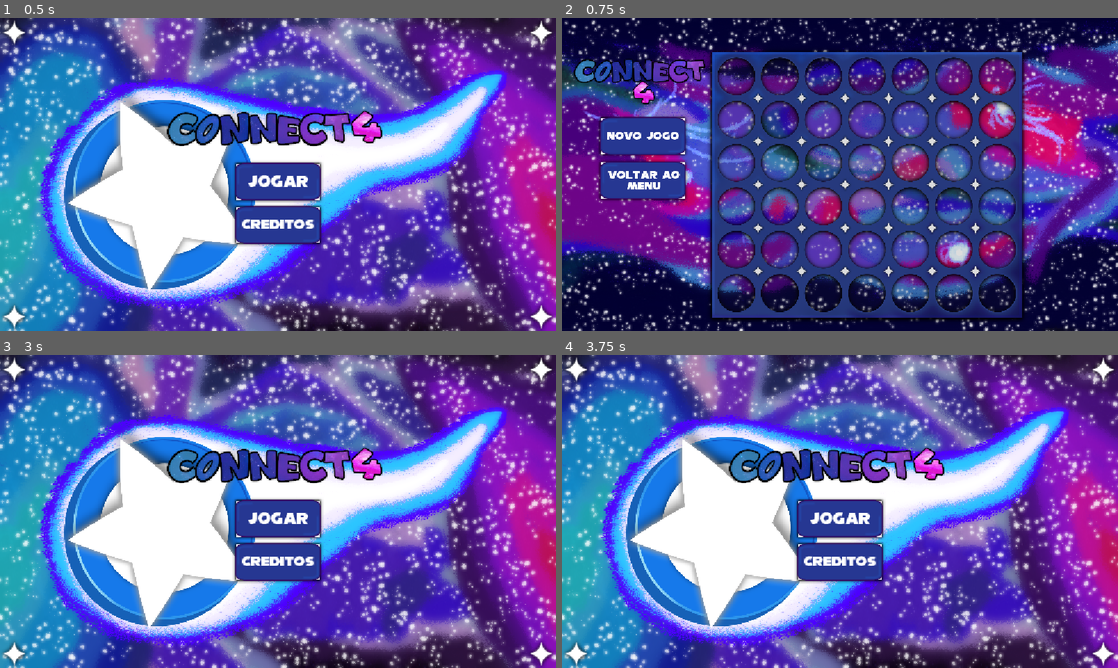
Above: before the commit, frames 1-4 (two rows, left to right).
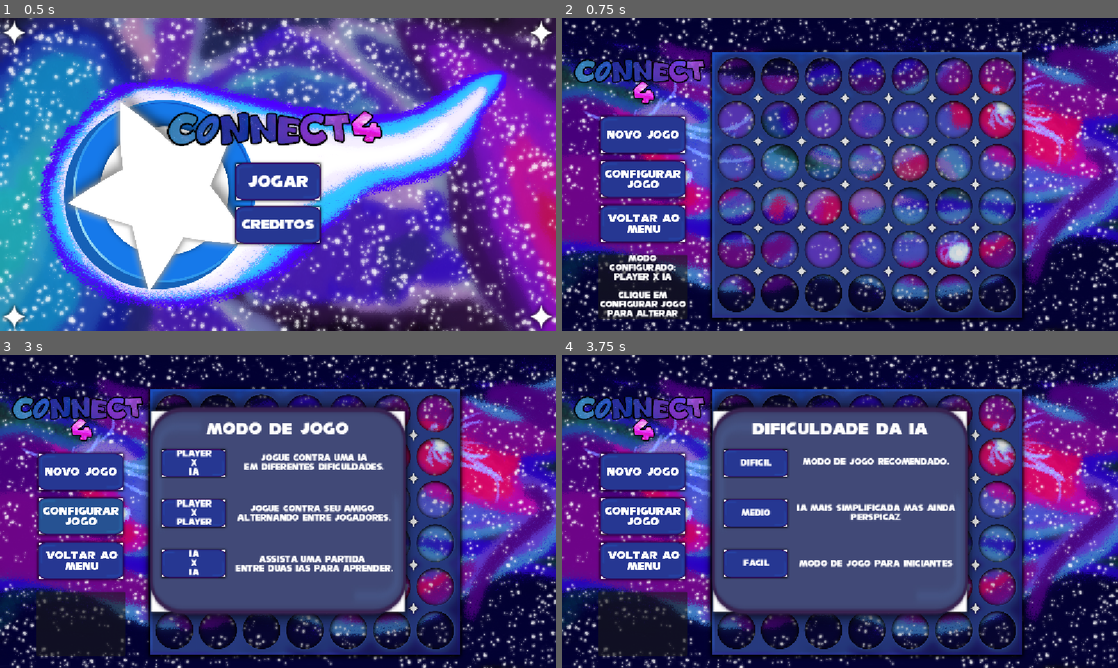
Above: after the commit, the same moments.

Repository: Guilherme-C-Ferrari/Connect-4
Game: Godot game, scene res://Cenas/menu_inicial.tscn
Two runs of this game, one before a commit and one after it. Both use one fixed random seed, a clock stepped at 60 frames per second and the inputs below.
Inputs (mouse positions are in pixels of both pictures, inside the frame that each line leads up to):
- Up to frame 1 (0.5 s): no input
- Up to frame 2 (0.75 s): click "Jogar" at 0.5 s
- Up to frame 3 (3 s): click "Voltar Ao Menu" at 1.25 s; click "Jogar" at 2 s; click (83, 514) at 2.75 s, where only the run after the commit has a clickable "Configurar Jogo"
- Up to frame 4 (3.75 s): click (756, 464) at 3.5 s, where only the run after the commit has a clickable "Player X IA"

Frame 1 is identical in both runs. In frame 2, 5.2% of the frame differs, in the area x 6-23%, y 30-97%; in frame 3, 97%; in frame 4, 97%, in the area x 0-100%, y 0-100%.

Commit message:
Menus de configuração funcionais

Diff:
--- a/Cenas/Connect-4.tscn
+++ b/Cenas/Connect-4.tscn
@@ -35,6 +35,7 @@
 [node name="MenuTabuleiro" parent="UI" unique_id=1558306628 instance=ExtResource("5_d3v8c")]
 
 [connection signal="jogada_liberada" from="GameContainer/TabuleiroFisico" to="." method="habilitar_botoes"]
+[connection signal="iniciar_novo_jogo" from="UI/MenuTabuleiro" to="." method="reset_game"]
 [connection signal="menu_botao_comeco_pressionado" from="UI/MenuTabuleiro" to="." method="_on_button_comeco_pressed"]
 [connection signal="menu_botao_dificuldade_pressionado" from="UI/MenuTabuleiro" to="." method="_on_button_dificuldade_pressed"]
 [connection signal="menu_botao_modo_pressionado" from="UI/MenuTabuleiro" to="." method="_on_button_modo_pressed"]
--- a/Cenas/menu_tabuleiro.tscn
+++ b/Cenas/menu_tabuleiro.tscn
@@ -39,9 +39,9 @@
 anchors_preset = 4
 anchor_top = 0.5
 anchor_bottom = 0.5
-offset_top = -169.0
+offset_top = -137.5
 offset_right = 535.0
-offset_bottom = 414.0
+offset_bottom = 450.5
 grow_vertical = 2
 scale = Vector2(0.5, 0.5)
 theme_override_constants/margin_left = 135
@@ -71,6 +71,27 @@
 horizontal_alignment = 1
 vertical_alignment = 1
 
+[node name="ConfigurarJogo" type="TextureButton" parent="MarginContainerBotoes/VBoxContainer" unique_id=268766333]
+unique_name_in_owner = true
+layout_mode = 2
+texture_normal = ExtResource("2_u1n12")
+texture_pressed = ExtResource("3_kdsmm")
+texture_hover = ExtResource("4_8lfl8")
+texture_disabled = ExtResource("5_plcv4")
+
+[node name="Label" type="Label" parent="MarginContainerBotoes/VBoxContainer/ConfigurarJogo" unique_id=1205022968]
+layout_mode = 0
+offset_left = 28.0
+offset_top = 18.0
+offset_right = 376.0
+offset_bottom = 168.0
+theme_override_fonts/font = ExtResource("3_vpgfy")
+theme_override_font_sizes/font_size = 40
+text = "Configurar
+Jogo"
+horizontal_alignment = 1
+vertical_alignment = 1
+
 [node name="VoltarAoMenu" type="TextureButton" parent="MarginContainerBotoes/VBoxContainer" unique_id=1379040262]
 unique_name_in_owner = true
 layout_mode = 2
@@ -89,14 +110,6 @@
 theme_override_font_sizes/font_size = 40
 text = "Voltar Ao
 Menu"
-horizontal_alignment = 1
-vertical_alignment = 1
-
-[node name="LabelPrincipal" type="Label" parent="MarginContainerBotoes/VBoxContainer" unique_id=607639723]
-unique_name_in_owner = true
-layout_mode = 2
-theme_override_fonts/font = ExtResource("3_vpgfy")
-theme_override_font_sizes/font_size = 35
 horizontal_alignment = 1
 vertical_alignment = 1
 
@@ -158,21 +171,21 @@
 layout_mode = 2
 theme_override_constants/separation = 70
 
+[node name="Label2" type="Label" parent="PanelDeModoContainer/PanelContainer/NinePatchRect/MarginContainer2/VBoxContainer" unique_id=28456476]
+layout_mode = 2
+theme_override_fonts/font = ExtResource("3_vpgfy")
+theme_override_font_sizes/font_size = 15
+text = "Jogue contra uma IA
+em diferentes dificuldades."
+horizontal_alignment = 1
+vertical_alignment = 1
+
 [node name="Label" type="Label" parent="PanelDeModoContainer/PanelContainer/NinePatchRect/MarginContainer2/VBoxContainer" unique_id=1743208034]
 layout_mode = 2
 theme_override_fonts/font = ExtResource("3_vpgfy")
 theme_override_font_sizes/font_size = 15
 text = "Jogue contra seu amigo
 alternando entre jogadores."
-horizontal_alignment = 1
-vertical_alignment = 1
-
-[node name="Label2" type="Label" parent="PanelDeModoContainer/PanelContainer/NinePatchRect/MarginContainer2/VBoxContainer" unique_id=28456476]
-layout_mode = 2
-theme_override_fonts/font = ExtResource("3_vpgfy")
-theme_override_font_sizes/font_size = 15
-text = "Jogue contra uma IA
-em diferentes dificuldades."
 horizontal_alignment = 1
 vertical_alignment = 1
 
@@ -200,17 +213,17 @@
 layout_mode = 2
 size_flags_horizontal = 0
 
-[node name="PlayerXPlayer" type="TextureButton" parent="PanelDeModoContainer/PanelContainer/NinePatchRect/MarginContainer3/VBoxContainer" unique_id=936113100]
-custom_minimum_size = Vector2(150, 100)
-layout_mode = 2
-texture_normal = ExtResource("2_u1n12")
-texture_pressed = ExtResource("3_kdsmm")
-texture_hover = ExtResource("4_8lfl8")
-texture_disabled = ExtResource("5_plcv4")
-ignore_texture_size = true
-stretch_mode = 5
-
-[node name="Label" type="Label" parent="PanelDeModoContainer/PanelContainer/NinePatchRect/MarginContainer3/VBoxContainer/PlayerXPlayer" unique_id=1617070155]
+[node name="PlayerXIA" type="TextureButton" parent="PanelDeModoContainer/PanelContainer/NinePatchRect/MarginContainer3/VBoxContainer" unique_id=1895436826]
+custom_minimum_size = Vector2(150, 100)
+layout_mode = 2
+texture_normal = ExtResource("2_u1n12")
+texture_pressed = ExtResource("3_kdsmm")
+texture_hover = ExtResource("4_8lfl8")
+texture_disabled = ExtResource("5_plcv4")
+ignore_texture_size = true
+stretch_mode = 5
+
+[node name="Label" type="Label" parent="PanelDeModoContainer/PanelContainer/NinePatchRect/MarginContainer3/VBoxContainer/PlayerXIA" unique_id=757475837]
 layout_mode = 1
 anchors_preset = -1
 anchor_left = 0.356
@@ -225,21 +238,21 @@
 theme_override_font_sizes/font_size = 15
 text = "Player
 X
-Player"
-horizontal_alignment = 1
-vertical_alignment = 1
-
-[node name="PlayerXIA" type="TextureButton" parent="PanelDeModoContainer/PanelContainer/NinePatchRect/MarginContainer3/VBoxContainer" unique_id=1895436826]
-custom_minimum_size = Vector2(150, 100)
-layout_mode = 2
-texture_normal = ExtResource("2_u1n12")
-texture_pressed = ExtResource("3_kdsmm")
-texture_hover = ExtResource("4_8lfl8")
-texture_disabled = ExtResource("5_plcv4")
-ignore_texture_size = true
-stretch_mode = 5
-
-[node name="Label" type="Label" parent="PanelDeModoContainer/PanelContainer/NinePatchRect/MarginContainer3/VBoxContainer/PlayerXIA" unique_id=757475837]
+IA"
+horizontal_alignment = 1
+vertical_alignment = 1
+
+[node name="PlayerXPlayer" type="TextureButton" parent="PanelDeModoContainer/PanelContainer/NinePatchRect/MarginContainer3/VBoxContainer" unique_id=936113100]
+custom_minimum_size = Vector2(150, 100)
+layout_mode = 2
+texture_normal = ExtResource("2_u1n12")
+texture_pressed = ExtResource("3_kdsmm")
+texture_hover = ExtResource("4_8lfl8")
+texture_disabled = ExtResource("5_plcv4")
+ignore_texture_size = true
+stretch_mode = 5
+
+[node name="Label" type="Label" parent="PanelDeModoContainer/PanelContainer/NinePatchRect/MarginContainer3/VBoxContainer/PlayerXPlayer" unique_id=1617070155]
 layout_mode = 1
 anchors_preset = -1
 anchor_left = 0.356
@@ -254,7 +267,7 @@
 theme_override_font_sizes/font_size = 15
 text = "Player
 X
-IA"
+Player"
 horizontal_alignment = 1
 vertical_alignment = 1
 
@@ -519,8 +532,8 @@
 grow_vertical = 2
 size_flags_vertical = 8
 theme_override_constants/margin_left = 200
-theme_override_constants/margin_top = 160
-theme_override_constants/margin_right = 80
+theme_override_constants/margin_top = 175
+theme_override_constants/margin_right = 100
 
 [node name="VBoxContainer" type="VBoxContainer" parent="PanelDeComecoContainer/PanelContainer/NinePatchRect/MarginContainer2" unique_id=1496161736]
 layout_mode = 2
@@ -538,7 +551,7 @@
 layout_mode = 2
 theme_override_fonts/font = ExtResource("3_vpgfy")
 theme_override_font_sizes/font_size = 15
-text = "Segunda a jogar"
+text = "Segundo a jogar"
 horizontal_alignment = 1
 vertical_alignment = 1
 
@@ -550,24 +563,58 @@
 offset_right = 293.0
 grow_vertical = 2
 size_flags_vertical = 8
-theme_override_constants/margin_left = 100
-theme_override_constants/margin_top = 120
+theme_override_constants/margin_left = 80
+theme_override_constants/margin_top = 125
 
 [node name="VBoxContainer" type="VBoxContainer" parent="PanelDeComecoContainer/PanelContainer/NinePatchRect/MarginContainer3" unique_id=1402791838]
 layout_mode = 2
 size_flags_horizontal = 0
-theme_override_constants/separation = 50
-
-[node name="Primeiro" type="TextureButton" parent="PanelDeComecoContainer/PanelContainer/NinePatchRect/MarginContainer3/VBoxContainer" unique_id=1703523582]
-custom_minimum_size = Vector2(150, 100)
-layout_mode = 2
+theme_override_constants/separation = 30
+
+[node name="CenterContainer" type="CenterContainer" parent="PanelDeComecoContainer/PanelContainer/NinePatchRect/MarginContainer3/VBoxContainer" unique_id=1310673828]
+custom_minimum_size = Vector2(175, 125)
+layout_mode = 2
+
+[node name="Primeiro" type="TextureButton" parent="PanelDeComecoContainer/PanelContainer/NinePatchRect/MarginContainer3/VBoxContainer/CenterContainer" unique_id=1703523582]
+custom_minimum_size = Vector2(150, 100)
+layout_mode = 2
+size_flags_horizontal = 4
+size_flags_vertical = 4
 texture_normal = ExtResource("8_pbp2j")
 ignore_texture_size = true
 stretch_mode = 5
 
-[node name="Segundo" type="TextureButton" parent="PanelDeComecoContainer/PanelContainer/NinePatchRect/MarginContainer3/VBoxContainer" unique_id=282511552]
-custom_minimum_size = Vector2(150, 100)
-layout_mode = 2
+[node name="CenterContainer2" type="CenterContainer" parent="PanelDeComecoContainer/PanelContainer/NinePatchRect/MarginContainer3/VBoxContainer" unique_id=583978081]
+custom_minimum_size = Vector2(175, 125)
+layout_mode = 2
+
+[node name="Segundo" type="TextureButton" parent="PanelDeComecoContainer/PanelContainer/NinePatchRect/MarginContainer3/VBoxContainer/CenterContainer2" unique_id=282511552]
+custom_minimum_size = Vector2(150, 100)
+layout_mode = 2
+size_flags_horizontal = 4
+size_flags_vertical = 4
 texture_normal = ExtResource("9_fiyln")
 ignore_texture_size = true
 stretch_mode = 5
+
+[node name="MarginContainer" type="MarginContainer" parent="." unique_id=1194231414]
+layout_mode = 1
+anchors_preset = 2
+anchor_top = 1.0
+anchor_bottom = 1.0
+offset_top = -158.0
+offset_right = 260.0
+grow_vertical = 0
+theme_override_constants/margin_left = 75
+theme_override_constants/margin_bottom = 25
+
+[node name="PanelContainer" type="PanelContainer" parent="MarginContainer" unique_id=591472859]
+layout_mode = 2
+
+[node name="LabelPrincipal" type="Label" parent="MarginContainer/PanelContainer" unique_id=607639723]
+unique_name_in_owner = true
+layout_mode = 2
+theme_override_fonts/font = ExtResource("3_vpgfy")
+theme_override_font_sizes/font_size = 15
+horizontal_alignment = 1
+vertical_alignment = 1
--- a/Scripts/Connect_4.gd
+++ b/Scripts/Connect_4.gd
@@ -2,7 +2,10 @@
 
 @onready var botoes = $GameContainer/TabuleiroFisico/HBoxContainer.get_children()
 @onready var container_fichas = $GameContainer/FichasContainer
-@onready var label_resultado = $UI/MenuTabuleiro/%LabelPrincipal
+@onready var label_principal = $UI/MenuTabuleiro/%LabelPrincipal
+@onready var painel_modo = $UI/MenuTabuleiro/PanelDeModoContainer
+@onready var painel_dificuldade = $UI/MenuTabuleiro/PanelDeDificuldadeContainer
+@onready var painel_comeco = $UI/MenuTabuleiro/PanelDeComecoContainer
 
 const MENU_INICIAL = "res://Cenas/menu_inicial.tscn"
 
@@ -15,10 +18,11 @@
 var ia := Minimax.new()
 var modo_de_jogo : int = 1 # 1 = P x P, 2 = P X IA, 3 = IA X IA
 var dificuldade_ia : int = 1 # 1 = fácil, 2 = médio, 3 = difícil
-var comeco : int = 1 # 1 = player começa, 2 = IA começa
+var comecoIA : int = 1 # 1 = player começa, 2 = IA começa
 
 func _ready() -> void:
 	ResourceLoader.load_threaded_request(MENU_INICIAL)
+	label_principal.text = "Modo\nconfigurado:\nPlayer x ia\n\nClique em\nConfigurar Jogo\nPara Alterar"
 	for i in range(botoes.size()):
 		botoes[i].pressed.connect(_on_coluna_pressionada.bind(i))
 	desabilitar_botoes()
@@ -73,18 +77,18 @@
 	var avaliacao: float = jogo.avaliar(jogador)
 	if abs(avaliacao) == 1000:
 		if jogador == "R":
-			fim_jogo("Roxo Venceu!")
+			fim_jogo("Roxo\nVenceu!")
 		elif jogador == "A":
-			fim_jogo("Azul Venceu!")
+			fim_jogo("Azul\nVenceu!")
 	elif jogo.empate():
 		fim_jogo("EMPATOU")
 
 func fim_jogo(resultado: String) -> void:
-	label_resultado.text = resultado
+	label_principal.text = resultado
 	desabilitar_botoes()
 
 func habilitar_botoes() -> void:
-	if label_resultado.text != "":
+	if label_principal.text == "Roxo\nVenceu!" or label_principal.text == "Azul\nVenceu!":
 		return
 	for i in range(botoes.size()):
 		var botao = botoes[i]
@@ -100,7 +104,8 @@
 		ia.finalizar_ia = true
 		thread.wait_to_finish()
 
-	label_resultado.text = ""
+	label_principal.text = ""
+	label_principal.add_theme_font_size_override("font_size", 20)
 	jogo = Tabuleiro.new()
 	get_tree().call_group("Fichas", "queue_free")
 	get_tree().call_group("Colunas", "reset")
@@ -109,7 +114,13 @@
 func _on_button_pressed(botao: TextureButton) -> void:
 	match botao.name:
 		"BotaoNovoJogo":
-			reset_game()
+			if modo_de_jogo == 1:
+				painel_comeco.visible = true;
+			else:
+				reset_game()
+		"ConfigurarJogo":
+			label_principal.text = ""
+			painel_modo.visible = true;
 		"VoltarAoMenu":
 			reset_game()
 			var cena_carregada = ResourceLoader.load_threaded_get(MENU_INICIAL)
@@ -121,12 +132,16 @@
 
 func _on_button_modo_pressed(botao: TextureButton) -> void:
 	match botao.name:
+		"PlayerXIA":
+			modo_de_jogo = 1
 		"PlayerXPlayer":
-			modo_de_jogo = 1
-		"PlyerXIA":
 			modo_de_jogo = 2
 		"IAXIA":
 			modo_de_jogo = 3
+
+	painel_modo.visible = false;
+	if modo_de_jogo != 2:
+		painel_dificuldade.visible = true;
 
 func _on_button_dificuldade_pressed(botao: TextureButton) -> void:
 	match botao.name:
@@ -136,10 +151,12 @@
 			dificuldade_ia = 2
 		"Dificil":
 			dificuldade_ia = 3
+	painel_dificuldade.visible = false;
 
 func _on_button_comeco_pressed(botao: TextureButton) -> void:
 	match botao.name:
 		"Primeiro":
-			comeco = 1
+			comecoIA = 1
 		"Segundo":
-			comeco = 2
+			comecoIA = 2
+	painel_comeco.visible = false;
--- a/Scripts/MenuJogo.gd
+++ b/Scripts/MenuJogo.gd
@@ -3,6 +3,7 @@
 signal menu_botao_modo_pressionado(botao: TextureButton)
 signal menu_botao_dificuldade_pressionado(botao: TextureButton)
 signal menu_botao_comeco_pressionado(botao: TextureButton)
+signal iniciar_novo_jogo()
 
 func _ready() -> void:
 	for botao in $MarginContainerBotoes/VBoxContainer.get_children():
@@ -10,7 +11,16 @@
 			botao.pressed.connect(_on_button_pressed.bind(botao))
 	for botao in $PanelDeModoContainer/PanelContainer/NinePatchRect/MarginContainer3/VBoxContainer.get_children():
 		if botao is TextureButton:
-			botao.pressed.connect(_on_button_pressed.bind(botao))
+			botao.pressed.connect(_on_button_modo_pressed.bind(botao))
+	for botao in $PanelDeDificuldadeContainer/PanelContainer/NinePatchRect/MarginContainer3/VBoxContainer.get_children():
+		if botao is TextureButton:
+			botao.pressed.connect(_on_button_dificuldade_pressed.bind(botao))
+	for centro in $PanelDeComecoContainer/PanelContainer/NinePatchRect/MarginContainer3/VBoxContainer.get_children():
+		for botao in centro.get_children():
+			if botao is TextureButton:
+				botao.pressed.connect(_on_button_comeco_pressed.bind(botao))
+				botao.mouse_entered.connect(_on_button_comeco_entered.bind(botao))
+				botao.mouse_exited.connect(_on_button_comeco_exited.bind(botao))
 
 func _on_button_pressed(botao: TextureButton) -> void:
 	emit_signal("menu_botao_pressionado", botao)
@@ -23,3 +33,14 @@
 
 func _on_button_comeco_pressed(botao: TextureButton) -> void:
 	emit_signal("menu_botao_comeco_pressionado", botao)
+	emit_signal("iniciar_novo_jogo")
+
+func _on_button_comeco_entered(botao: TextureButton) -> void:
+	var tamanho_hover = Vector2(175,125)
+	var tween = create_tween().set_trans(Tween.TRANS_SINE).set_ease(Tween.EASE_OUT)
+	tween.tween_property(botao, "custom_minimum_size", tamanho_hover, 0.1)
+
+func _on_button_comeco_exited(botao: TextureButton) -> void:
+	var tamanho_hover = Vector2(150,100)
+	var tween = create_tween().set_trans(Tween.TRANS_SINE).set_ease(Tween.EASE_OUT)
+	tween.tween_property(botao, "custom_minimum_size", tamanho_hover, 0.1)
